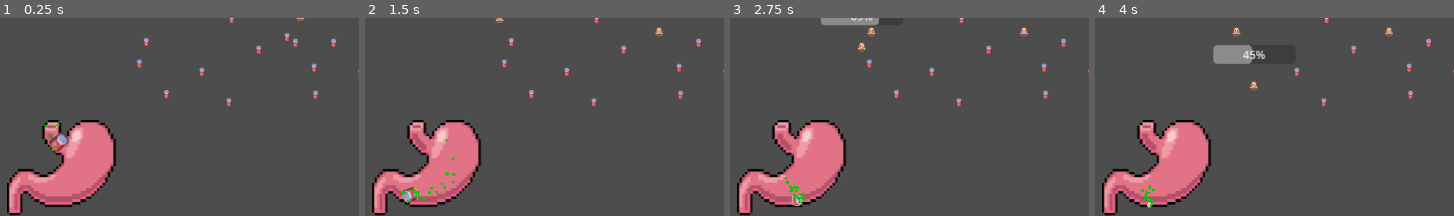
Above: before the commit, frames 1-4 (left to right).
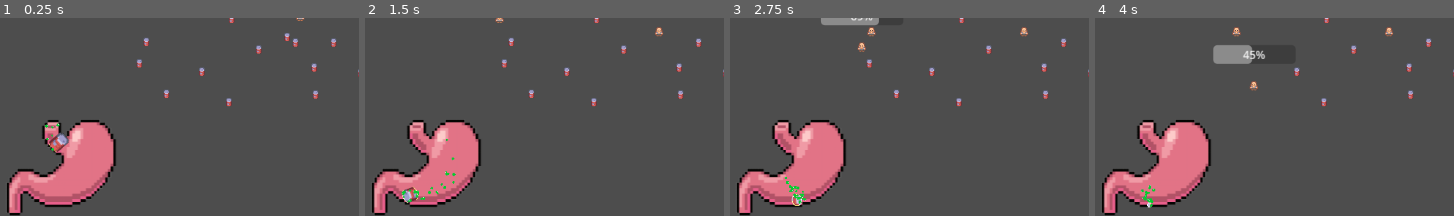
Above: after the commit, the same moments.

Repository: rundoom/Upraiser
Game: Godot game, scene res://world/world.tscn
Same seed, same stepped clock (60 frames per second), same inputs: the game is played once before the commit and once after it.
Inputs:
- Up to frame 1 (0.25 s): no input
- Up to frame 2 (1.5 s): no input
- Up to frame 3 (2.75 s): no input
- Up to frame 4 (4 s): no input
The pictures show only the part of the screen within x 0-50%, y 48-98%; the shares and areas given below are measured in that part.

The runs differ from the first frame. In frame 1, less than 0.1% of the frame differs, in the area x 12-17%, y 53-68%; in frame 2, 0.2%, in the area x 10-26%, y 61-94%; in frame 3, 0.2%; in frame 4, 0.1%.

Commit message:
New bubble

Diff:
--- a/general/dissolve.gdshader
+++ b/general/dissolve.gdshader
@@ -8,7 +8,7 @@
 void fragment() {
 	vec4 textureColor = texture(TEXTURE, UV);
 //	float textureBrightness = (textureColor.r + textureColor.g + textureColor.b) / 3.0;
-	float textureBrightness = texture(noise, UV).r;
+	float textureBrightness = texture(noise, UV).g;
 //	vec4 gradientColor = texture(gradient, vec2(textureBrightness - dissolveState));
 	COLOR = textureColor;
 	float dissolveDiff = abs(textureBrightness - dissolveState);
--- a/general/food_for_stomach.tscn
+++ b/general/food_for_stomach.tscn
@@ -8,8 +8,8 @@
 [sub_resource type="ShaderMaterial" id="ShaderMaterial_wj5tq"]
 shader = ExtResource("1_rjp4b")
 shader_parameter/dissolveState = 0.0
-shader_parameter/border = Color(0, 1, 0, 1)
-shader_parameter/border_ticc = 0.054
+shader_parameter/border = Color(0.756863, 0.996078, 0.301961, 1)
+shader_parameter/border_ticc = 0.068
 shader_parameter/noise = ExtResource("2_ers48")
 
 [sub_resource type="CircleShape2D" id="CircleShape2D_4ajad"]
@@ -119,14 +119,10 @@
 [sub_resource type="ParticleProcessMaterial" id="ParticleProcessMaterial_s26wy"]
 emission_shape = 2
 emission_sphere_radius = 15.0
-particle_flag_disable_z = true
 direction = Vector3(0, 0, 0)
 gravity = Vector3(0, -50, 0)
-orbit_velocity_min = 0.0
-orbit_velocity_max = 0.0
 scale_min = 0.03
 scale_max = 0.06
-color = Color(0.435294, 0.984314, 0, 1)
 
 [node name="FoodForStomach" type="RigidBody2D"]
 
Binary file added: general/image.png
Not shown, added: general/image.png.import
